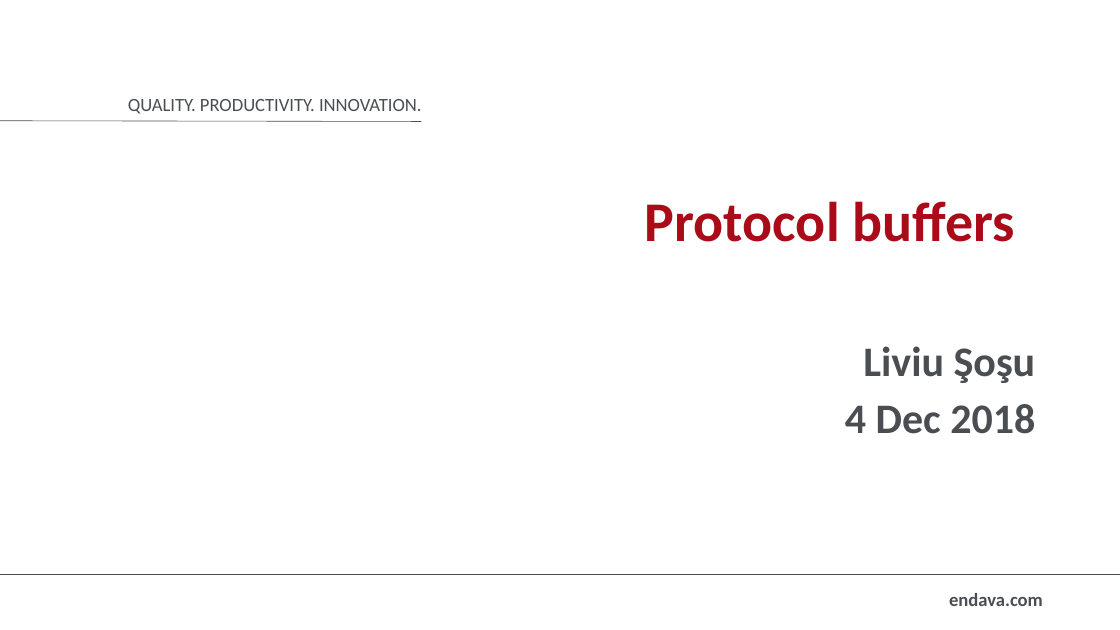
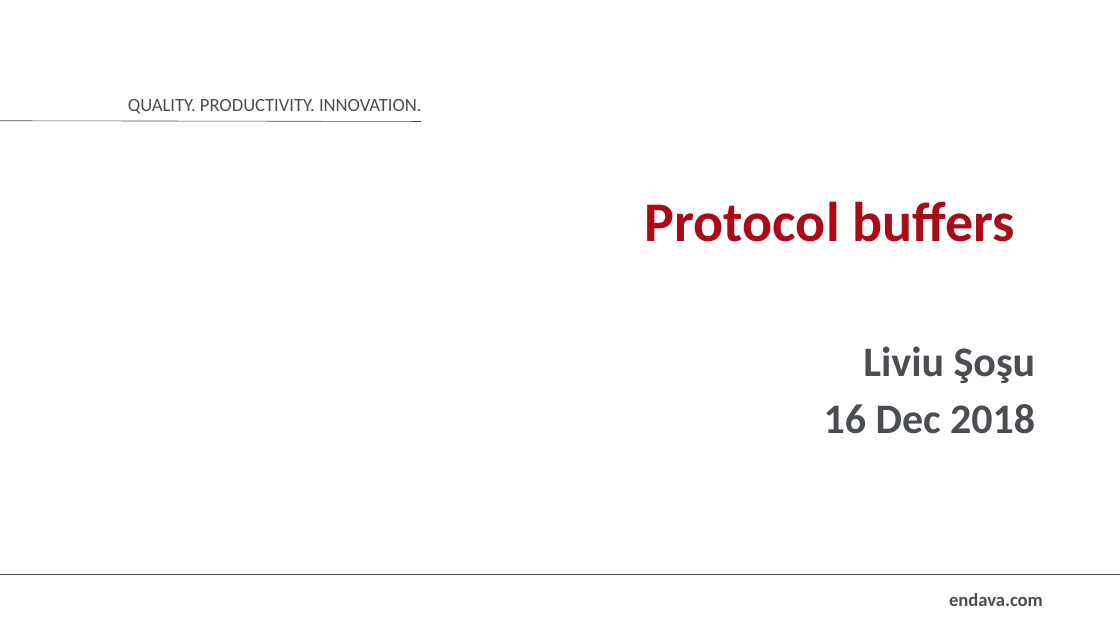
Before and after one commit to LiviuSosu/Serialization, a slide deck: slide 1 of Protocol buffers.pptx. Drawn at 1120x630 pixels with LibreOffice and Linux fonts; fonts in the diff are those of the drawing; background and template pictures are left out. Boxes give left, top, right and bottom in pixels: in the first picture for what was removed or moved away, otherwise in the second. Text is boxed around its words. In the diff, an @@ line names an element or a change of style, - is before the commit and + after.

```diff
--- a/Protocol buffers.pptx
+++ b/Protocol buffers.pptx
@@ subtitle at (824, 404, 1035, 434): text changed @@
-4 Dec 2018
+16 Dec 2018
```
Also in this commit, not shown: 5 other slides changed, 7 other files.
